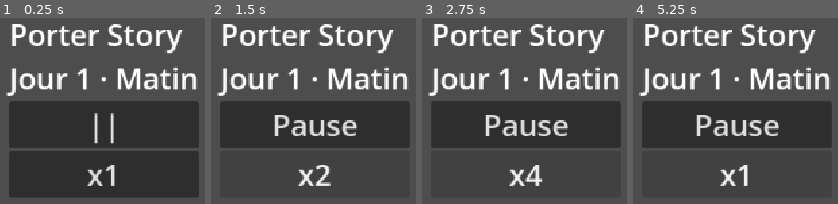
Above: before the commit, frames 1-4 (left to right).
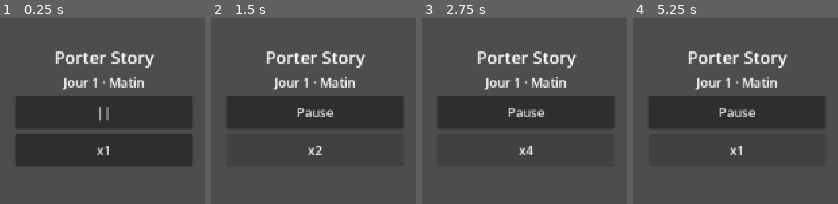
Above: after the commit, the same moments.

Repository: ArgonTwice/Porteur-Story
Game: Godot game, scene res://scenes/main.tscn
Two runs of this game, one before a commit and one after it. Both use one fixed random seed, a clock stepped at 60 frames per second and the inputs below.
Inputs:
- Up to frame 1 (0.25 s): no input
- Up to frame 2 (1.5 s): click "||" at 0.5 s; click "x1" at 1.25 s
- Up to frame 3 (2.75 s): click "x2" at 2 s
- Up to frame 4 (5.25 s): click "x4" at 2.75 s; click "x1" at 3.5 s; click "x2" at 4.25 s; click "x4" at 5 s

The runs differ from the first frame. In frame 1, 34% of the frame differs, in the area x 2-98%, y 3-97%; in frame 2, 20%; in frame 3, 20%; in frame 4, 20%.

Commit message:
M0 : interface en dp réels, validée plié/déplié sur Z Fold
- main.gd : tailles en dp (boutons 56 dp, texte 22 dp, bloc 300 dp),
  recalculées au redimensionnement (pliage, rotation)
- game_clock.gd : @warning_ignore("integer_division") sur day()
- .mcp.json : serveur MCP Godot (godot-mcp 0.1.1), GODOT_PATH par
  variable d'environnement avec défaut local
- session-log.md : entrée « M0 validé sur Z Fold 8 »

Testé sur le Fold : aucune erreur au logcat, pas de redémarrage au
changement d'écran, 121/121 tests headless.

Co-Authored-By: Claude Opus 5.5 <noreply@anthropic.com>
Claude-Session: https://claude.ai/code/session_01UaYXo5JQkXkYsjhGRPybEZ

Diff:
--- a/scenes/main.gd
+++ b/scenes/main.gd
@@ -1,24 +1,51 @@
 ## Écran M0 : affiche l'horloge ; boutons pause et vitesse. Sert à valider l'APK.
+## Tailles en dp réels (densité écran), recalculées au pliage/dépliage.
 extends Control
 
+const BUTTON_DP := 56.0 ## [P] hauteur des boutons (>= 48 dp, cible tactile Android)
+const FONT_DP := 22.0 ## [P] taille du texte
+const WIDTH_DP := 300.0 ## [P] largeur du bloc
+
+var _box := VBoxContainer.new()
+var _title := Label.new()
 var _label := Label.new()
 var _pause := Button.new()
 var _speed := Button.new()
 
 
 func _ready() -> void:
-	var box := VBoxContainer.new()
-	box.set_anchors_and_offsets_preset(PRESET_CENTER)
-	box.grow_horizontal = GROW_DIRECTION_BOTH
-	box.grow_vertical = GROW_DIRECTION_BOTH
-	add_child(box)
-	var title := Label.new()
-	title.text = tr("app.title")
-	for n in [title, _label, _pause, _speed]:
-		n.add_theme_font_size_override("font_size", 40)
-		box.add_child(n)
+	_box.set_anchors_preset(PRESET_CENTER)
+	_box.grow_horizontal = GROW_DIRECTION_BOTH
+	_box.grow_vertical = GROW_DIRECTION_BOTH
+	add_child(_box)
+	_title.text = tr("app.title")
+	for n in [_title, _label, _pause, _speed]:
+		_box.add_child(n)
+	for l in [_title, _label]:
+		l.horizontal_alignment = HORIZONTAL_ALIGNMENT_CENTER
 	_pause.pressed.connect(func() -> void: Clock.sim.paused = not Clock.sim.paused)
 	_speed.pressed.connect(Clock.sim.cycle_speed)
+	resized.connect(_apply_scale) # suit le viewport (plié/déplié, rotation)
+	_apply_scale.call_deferred()
+
+
+## Convertit des dp Android en unités du viewport (après stretch canvas_items).
+func _dp(v: float) -> float:
+	var px := v * DisplayServer.screen_get_dpi() / 160.0
+	return px / get_viewport().get_final_transform().get_scale().x
+
+
+func _apply_scale() -> void:
+	var font := int(_dp(FONT_DP))
+	for n in [_title, _label, _pause, _speed]:
+		n.add_theme_font_size_override("font_size", font)
+	_title.add_theme_font_size_override("font_size", int(font * 1.4))
+	for b in [_pause, _speed]:
+		b.custom_minimum_size.y = _dp(BUTTON_DP)
+	_box.add_theme_constant_override("separation", int(_dp(8)))
+	_box.custom_minimum_size.x = minf(_dp(WIDTH_DP), size.x * 0.9)
+	_box.reset_size()
+	_box.position = (size - _box.size) / 2
 
 
 func _process(_delta: float) -> void:
--- a/src/sim/game_clock.gd
+++ b/src/sim/game_clock.gd
@@ -33,6 +33,7 @@
 	speed = SPEEDS[(SPEEDS.find(speed) + 1) % SPEEDS.size()]
 
 
+@warning_ignore("integer_division")
 func day() -> int: ## jour courant, à partir de 1
 	return half_day / 2 + 1
 
Not shown, added: .mcp.json
Not shown, changed: docs/session-log.md
